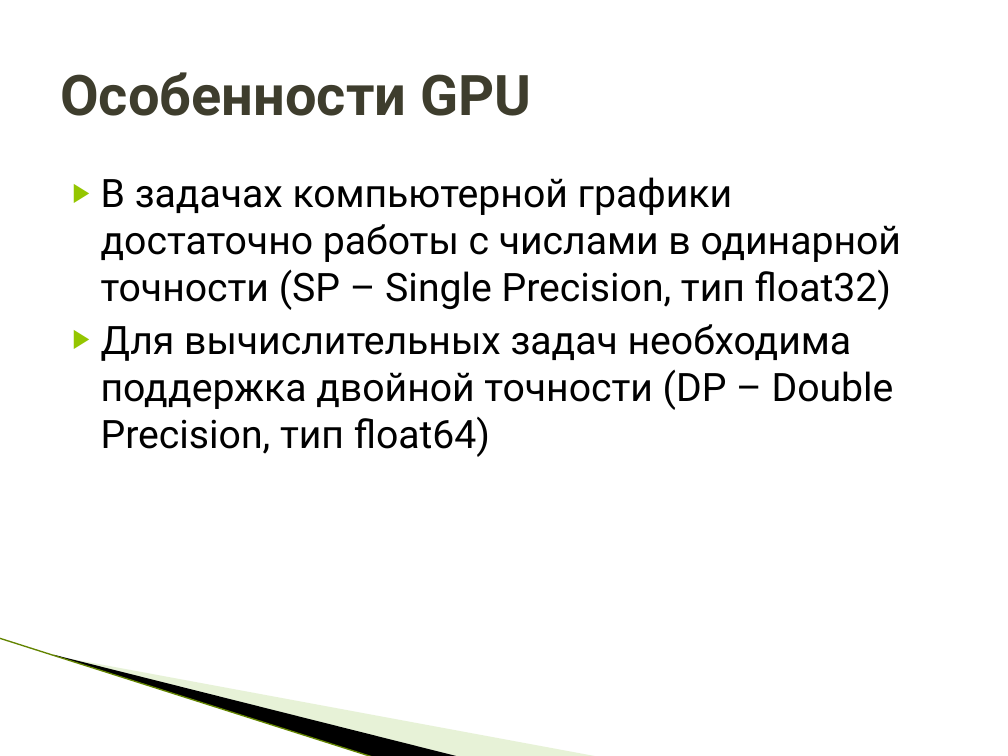
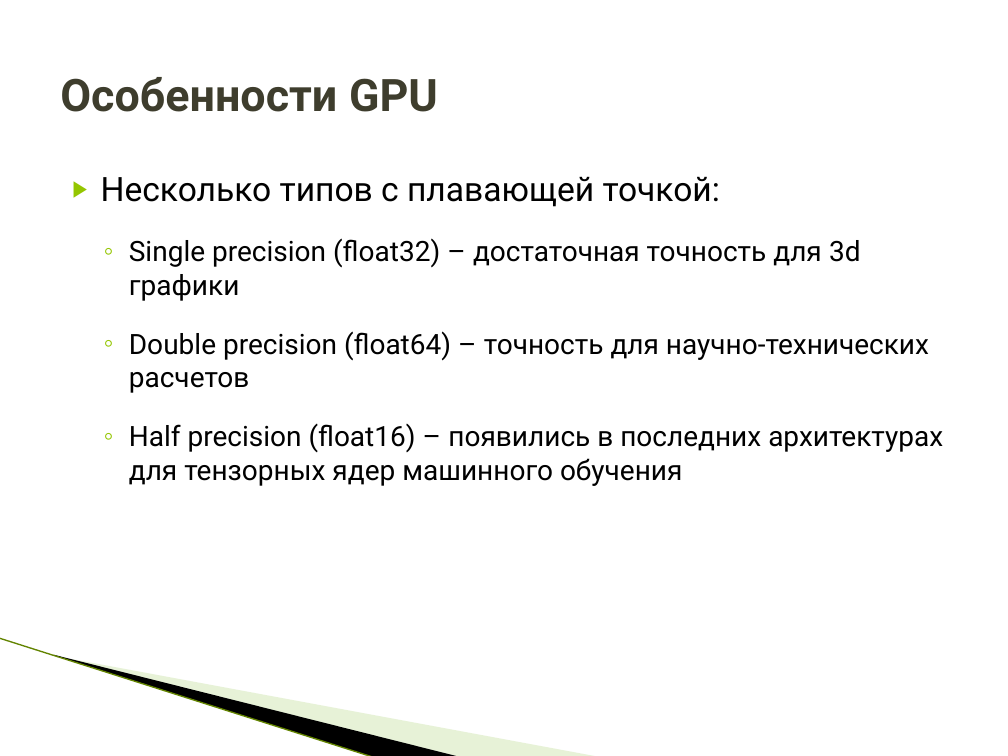
Before and after one commit to HPC-lab-ITIS/CUDA, a slide deck: slide 10 of materials/lec_0/lec_0.pptx (slide 4 before the commit). Drawn at 1008x756 pixels with LibreOffice and Linux fonts; fonts in the diff are those of the drawing; background and template pictures are left out. Boxes give left, top, right and bottom in pixels: in the first picture for what was removed or moved away, otherwise in the second. Text is boxed around its words. In the diff, an @@ line names an element or a change of style, - is before the commit and + after.

```diff
--- a/materials/lec_0/lec_0.pptx
+++ b/materials/lec_0/lec_0.pptx
@@ title "Особенности GPU" at box(60, 77, 438, 112): size 40 to 32 pt @@
@@ text at box(101, 176, 943, 486): text changed; size 28 to 20 pt @@
-▶ В задачах компьютерной графики достаточно работы с числами в одинарной точности (SP – Single Precision, тип float32)
-▶ Для вычислительных задач необходима поддержка двойной точности (DP – Double Precision, тип float64)
+▶ Несколько типов с плавающей точкой:
+  ◦ Single precision (float32) – достаточная точность для 3d графики
+  ◦ Double precision (float64) – точность для научно-технических расчетов
+  ◦ Half precision (float16) – появились в последних архитектурах для тензорных ядер машинного обучения
```
Also in this commit, not shown: 12 other slides changed, 10 slides added, 17 slides removed, 3 other files.
